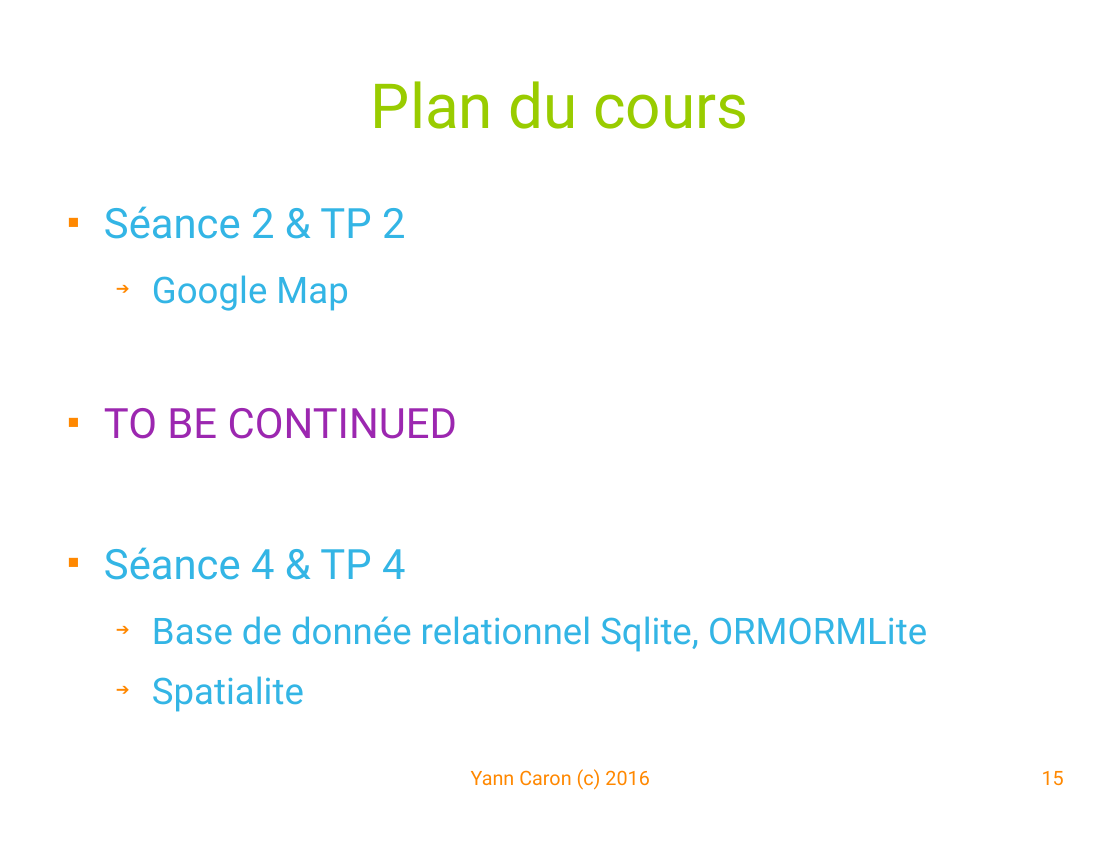
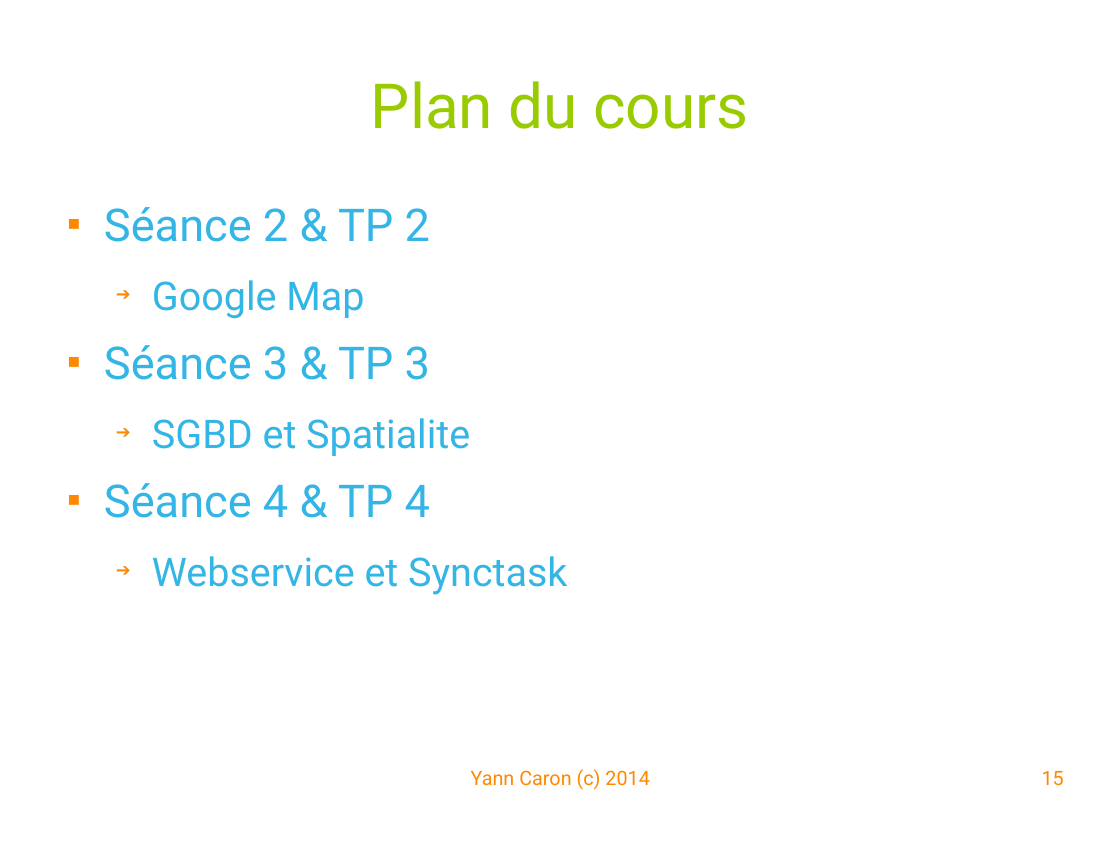
Before and after one commit to YannCaron/Android-ENSG, a slide deck: slide 15 of 00 - Presentation.odp. Drawn at 1120x841 pixels with LibreOffice and Linux fonts; fonts in the diff are those of the drawing; background and template pictures are left out. Boxes give left, top, right and bottom in pixels: in the first picture for what was removed or moved away, otherwise in the second. Text is boxed around its words. In the diff, an @@ line names an element or a change of style, - is before the commit and + after.

```diff
--- a/00 - Presentation.odp
+++ b/00 - Presentation.odp
@@ text at (104,207,430,518): size 29.6 to 32 pt in "Séance 2 & TP 2", "Séance 4 & TP 4"; size 25.9 to 28 pt in "Google Map" @@
@@ text at (104,345,470,456): text changed; size 29.6 to 28 pt; text colour #9C27B0 to #33B5E5 @@
-■ TO BE CONTINUED
+■ Séance 3 & TP 3
+  ➔ SGBD et Spatialite
@@ text at (152,556,567,595): text changed; size 25.9 to 28 pt @@
-  ➔ Base de donnée relationnel Sqlite, ORMORMLite
-  ➔ Spatialite
+  ➔ Webservice et Synctask
@@ text at (471,769,649,790): text changed @@
-Yann Caron (c) 2016
+Yann Caron (c) 2014
```
Also in this commit, not shown: 16 other slides changed, 7 other files.
